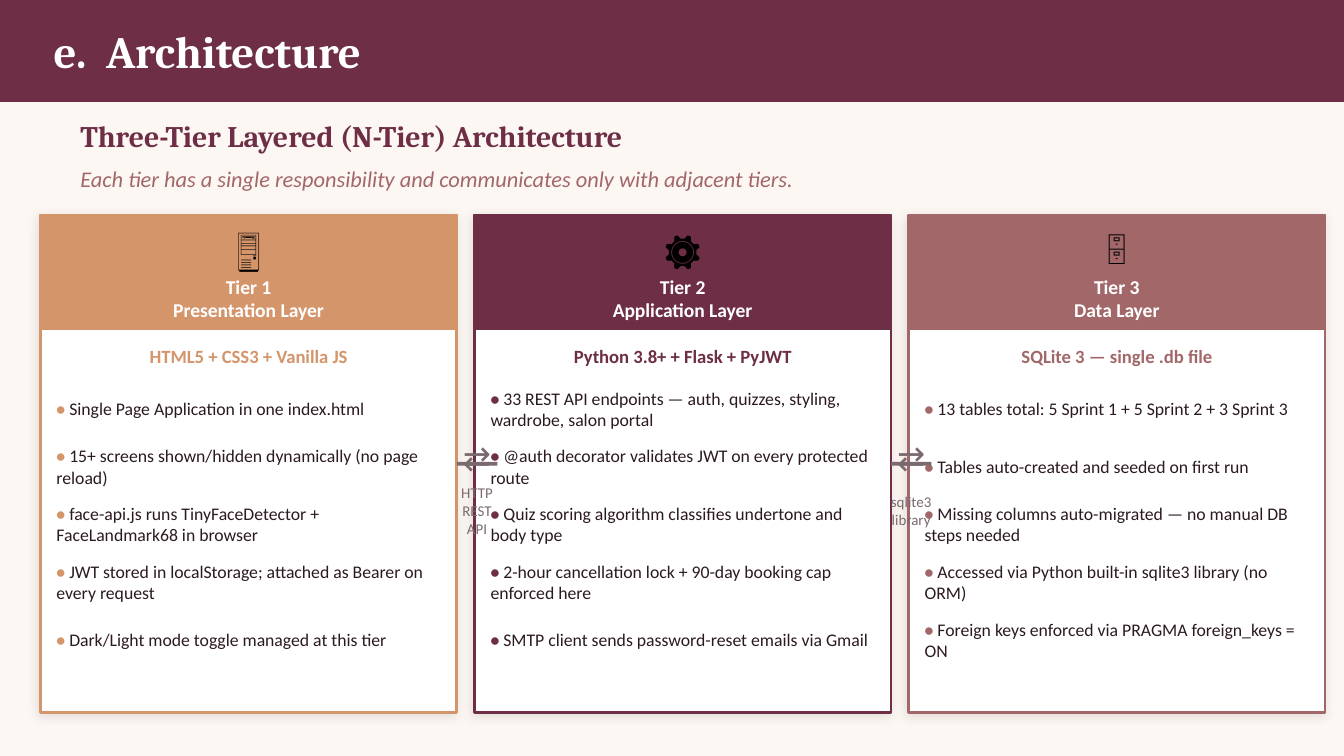
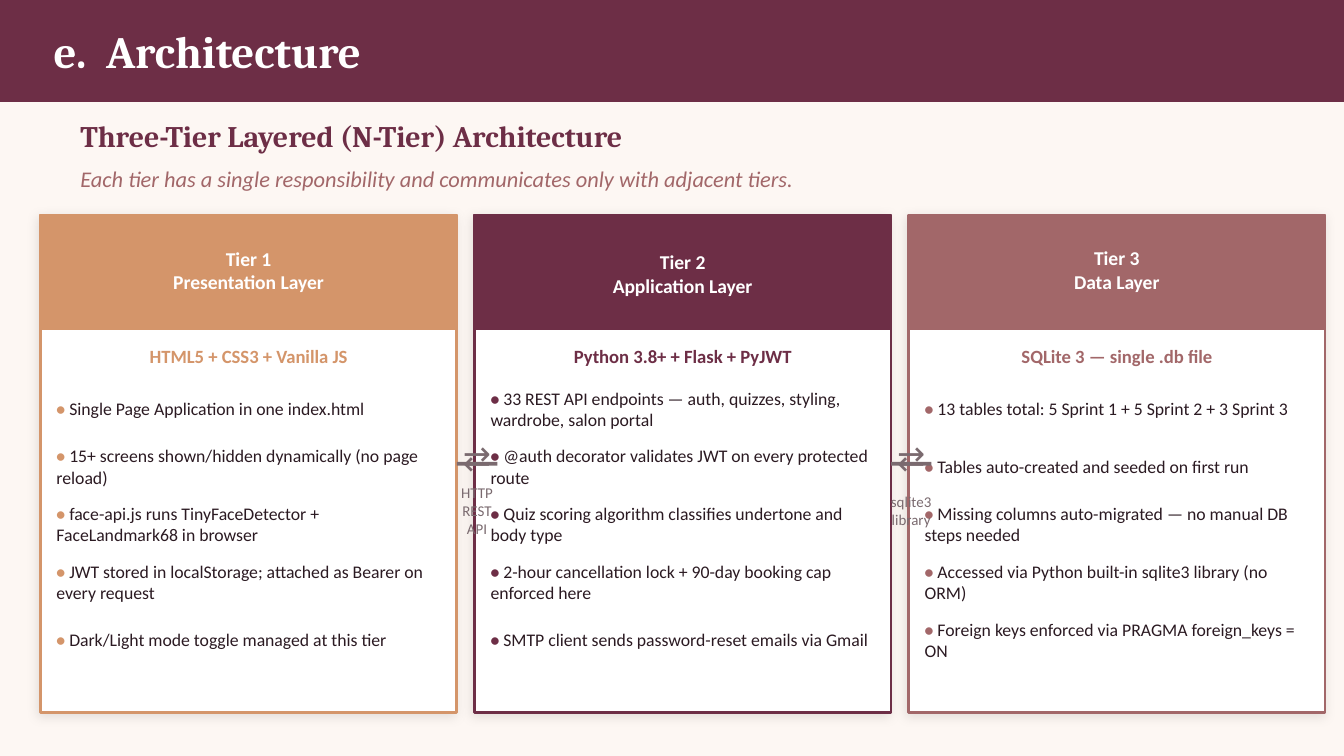
Before and after one commit to l242585-ai/GLAMMATCH, a slide deck: slide 7 of GlamMatch_Full_Project_Presentation.pptx. Drawn at 1344x756 pixels with LibreOffice and Linux fonts; fonts in the diff are those of the drawing. Boxes give left, top, right and bottom in pixels: in the first picture for what was removed or moved away, otherwise in the second. Text is boxed around its words. In the diff, an @@ line names an element or a change of style, - is before the commit and + after.

Commit message:
slides updated

```diff
--- a/GlamMatch_Full_Project_Presentation.pptx
+++ b/GlamMatch_Full_Project_Presentation.pptx
@@ text "Tier 1": place and size @@
-text "Tier 1" at <box>173,280,324,320</box>
+text "Tier 1" at <box>173,252,324,292</box>
@@ text removed at <box>40,218,457,278</box> @@
-🖥️
@@ text "Tier 2": place and size @@
-text "Tier 2" at <box>613,280,752,320</box>
+text "Tier 2" at <box>613,255,752,296</box>
@@ text removed at <box>474,218,891,278</box> @@
-⚙️
@@ text "Tier 3": place and size @@
-text "Tier 3" at <box>1074,280,1159,320</box>
+text "Tier 3" at <box>1074,251,1159,292</box>
@@ text removed at <box>909,218,1325,278</box> @@
-🗄️
```
Also in this commit, not shown: 6 other slides changed.
